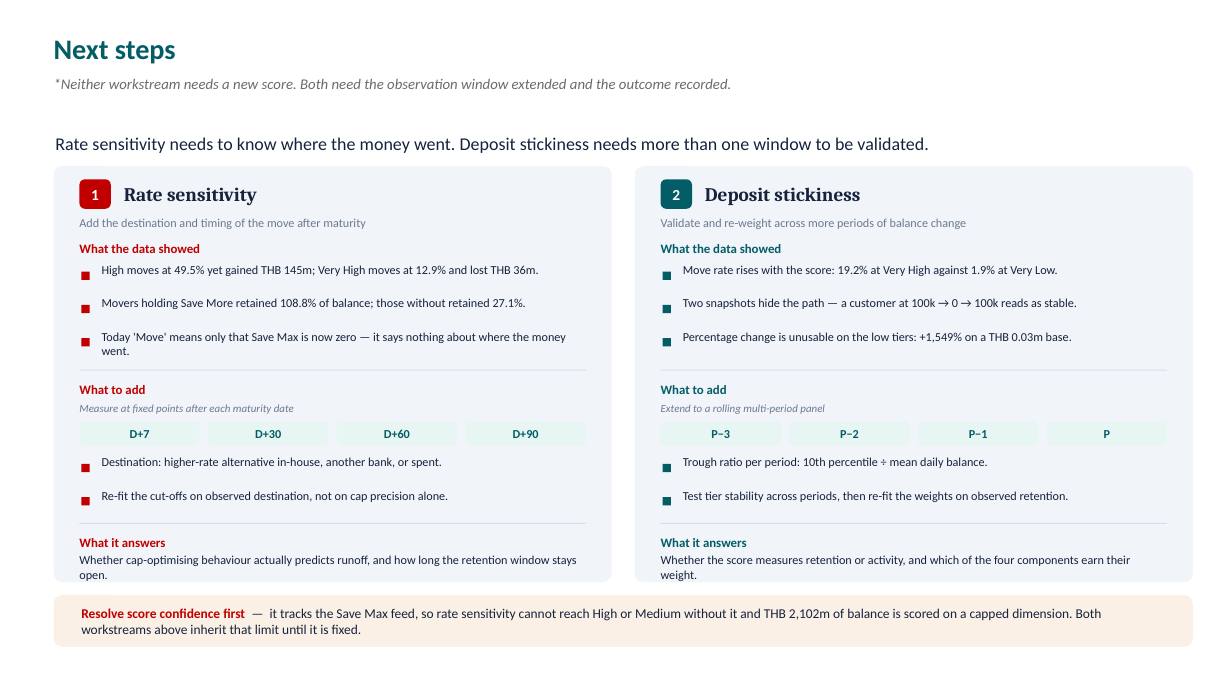
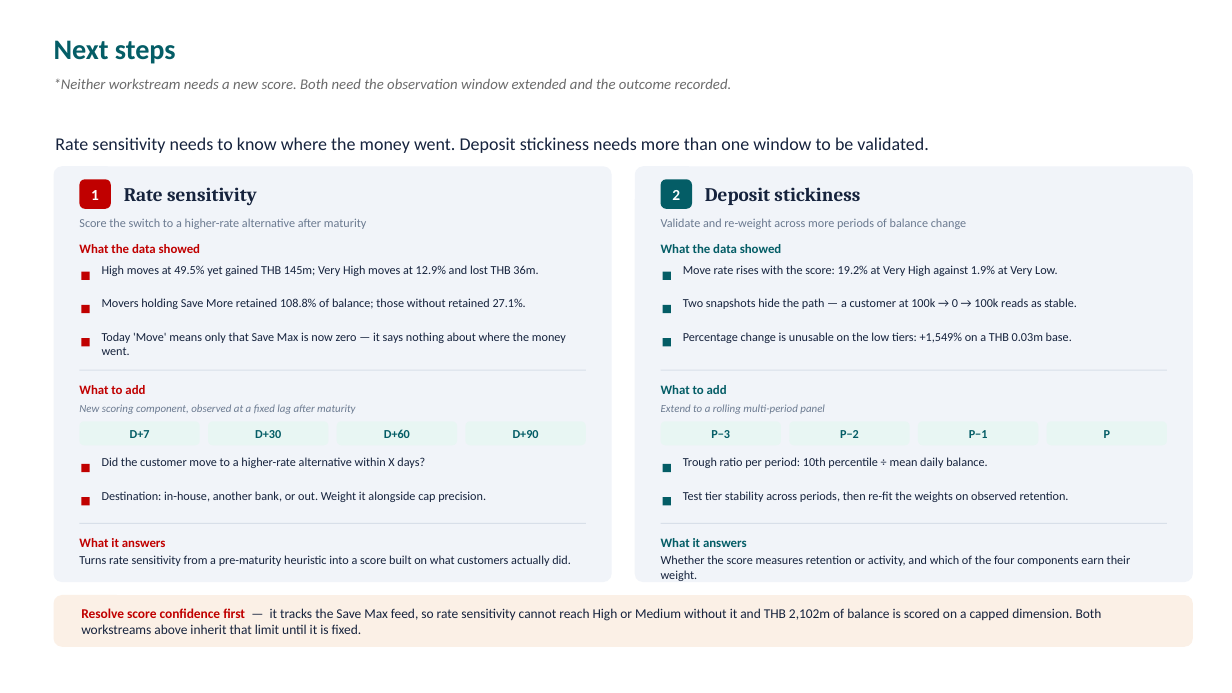
Before and after one commit to hweisim/claude_code, a slide deck: slide 18 of Deposit_Stickiness_Framework.pptx. Drawn at 1232x693 pixels with LibreOffice and Linux fonts; fonts in the diff are those of the drawing. Boxes give left, top, right and bottom in pixels: in the first picture for what was removed or moved away, otherwise in the second. Text is boxed around its words. In the diff, an @@ line names an element or a change of style, - is before the commit and + after.

```diff
--- a/Deposit_Stickiness_Framework.pptx
+++ b/Deposit_Stickiness_Framework.pptx
@@ text at <box>79,218,366,229</box>: text changed @@
-Add the destination and timing of the move after maturity
+Score the switch to a higher-rate alternative after maturity
@@ text at <box>79,404,355,414</box>: text changed @@
-Measure at fixed points after each maturity date
+New scoring component, observed at a fixed lag after maturity
@@ text at <box>102,457,425,468</box>: text changed @@
-Destination: higher-rate alternative in-house, another bank, or spent.
+Did the customer move to a higher-rate alternative within X days?
@@ text at <box>102,491,486,502</box>: text changed @@
-Re-fit the cut-offs on observed destination, not on cap precision alone.
+Destination: in-house, another bank, or out. Weight it alongside cap precision.
@@ text at <box>79,555,571,566</box>: text changed @@
-Whether cap-optimising behaviour actually predicts runoff, and how long the retention window stays open.
+Turns rate sensitivity from a pre-maturity heuristic into a score built on what customers actually did.
```
Also in this commit, not shown: 1 other file.
